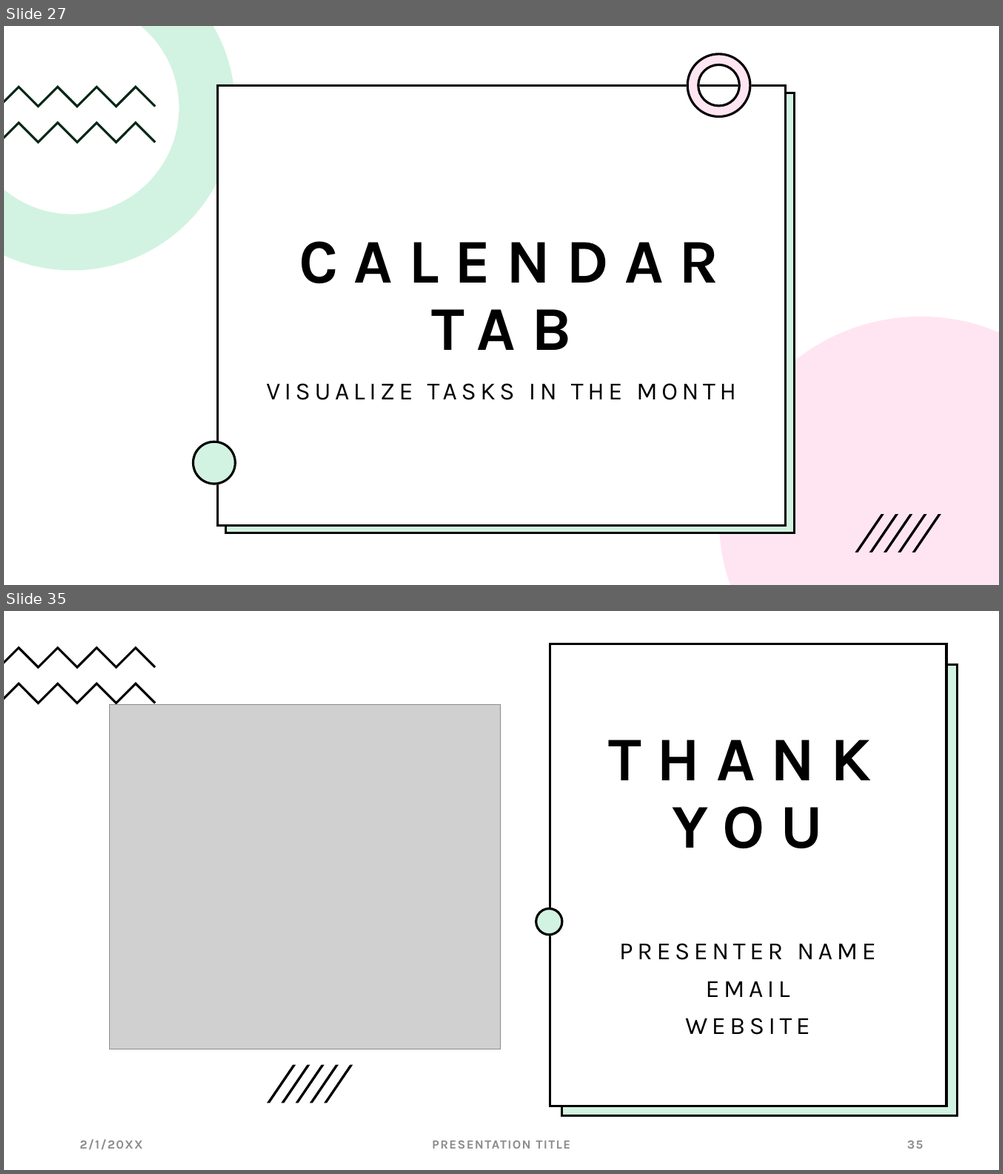
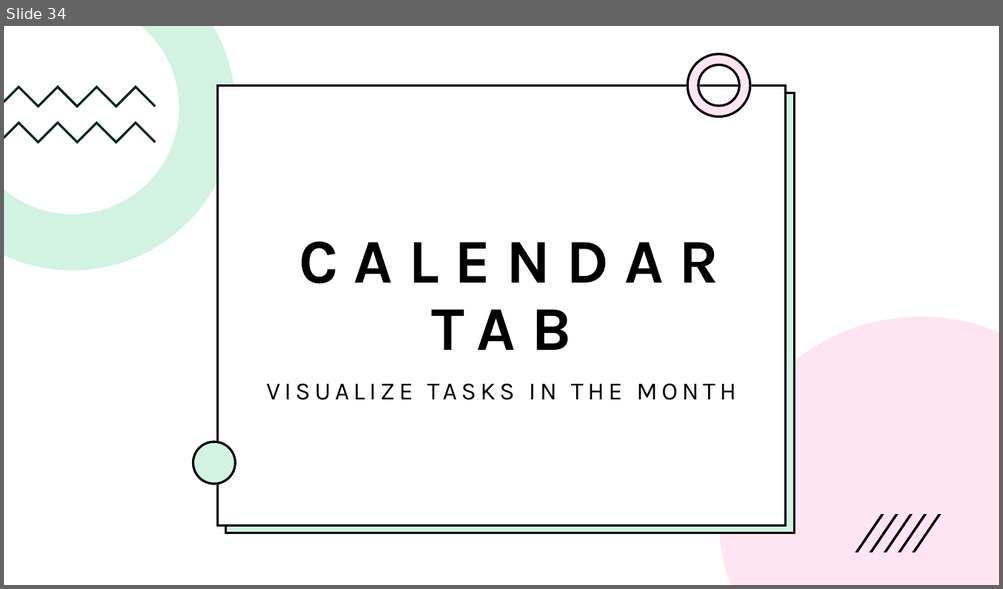
Before and after one commit to BadrGello/Task-Management-App, a slide deck: Documents/Final presentation.pptx. Shown one above the other, each under a label of ours: slides 27 and 35 before the commit, slide 34 after it; the slides between them are not shown. The pictures are 1003x1174 and 1003x589 pixels, drawn with LibreOffice and Linux fonts; fonts in the diff are those of the drawing; grey boxes stand for pictures. Boxes give left, top, right and bottom in pixels: in the first picture for what was removed or moved away, otherwise in the second. Text is boxed around its words. In the diff, an @@ line names an element or a change of style, - is before the commit and + after.

```diff
--- a/Documents/Final presentation.pptx
+++ b/Documents/Final presentation.pptx
@@ slide 35 removed at (x1=4, y1=611, x2=999, y2=1170), background #FFFFFF @@
@@ freeform shape removed at (x1=4, y1=646, x2=156, y2=669) @@
@@ rectangle removed at (x1=549, y1=644, x2=946, y2=1106) @@
@@ rectangle removed at (x1=561, y1=665, x2=957, y2=1116) @@
@@ rectangle removed at (x1=561, y1=665, x2=957, y2=1116) @@
@@ freeform shape removed at (x1=4, y1=682, x2=156, y2=704) @@
@@ picture removed at (x1=109, y1=705, x2=500, y2=1050) @@
@@ title removed at (x1=608, y1=740, x2=871, y2=849) @@
-THANK YOU
@@ ellipse removed at (x1=536, y1=908, x2=562, y2=935) @@
@@ ellipse removed at (x1=536, y1=908, x2=562, y2=935) @@
@@ subtitle removed at (x1=619, y1=943, x2=875, y2=1035) @@
-PRESENTER NAME
-EMAIL
-WEBSITE
@@ group removed at (x1=267, y1=1065, x2=353, y2=1103): 5 freeform shapes @@
@@ text removed at (x1=79, y1=1139, x2=142, y2=1150) @@
-2/1/20XX
@@ text removed at (x1=432, y1=1141, x2=571, y2=1149) @@
-PRESENTATION TITLE
@@ page number removed at (x1=907, y1=1141, x2=923, y2=1149) @@
-35
@@ what was slide 27 is now slide 34 @@
```
Also in this commit, not shown: 13 slides changed, 18 slides added, 1 other slide removed.
